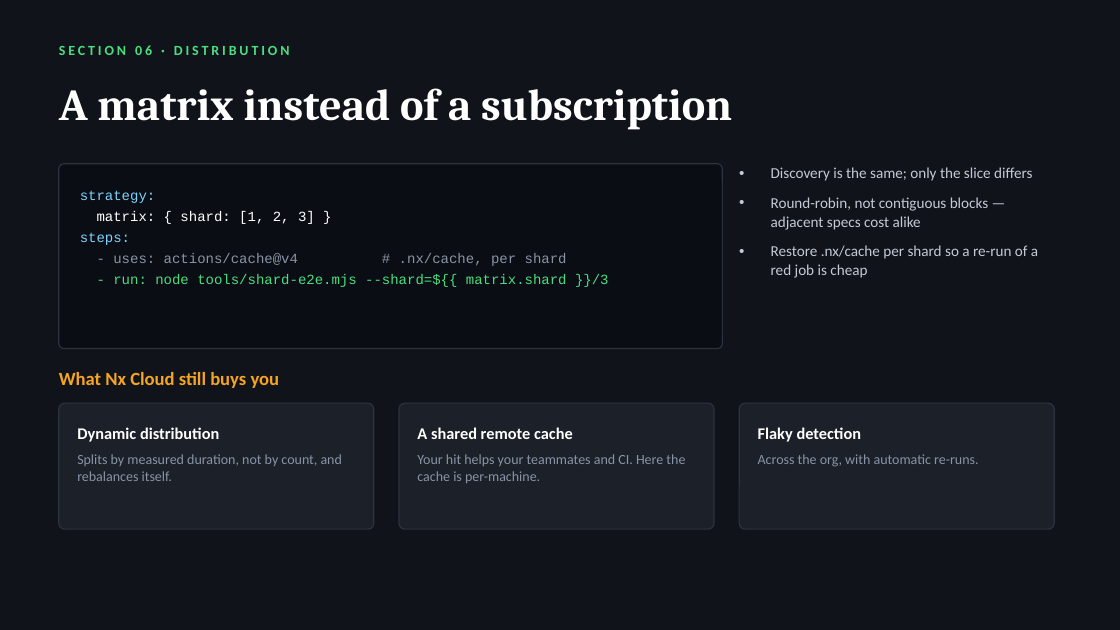
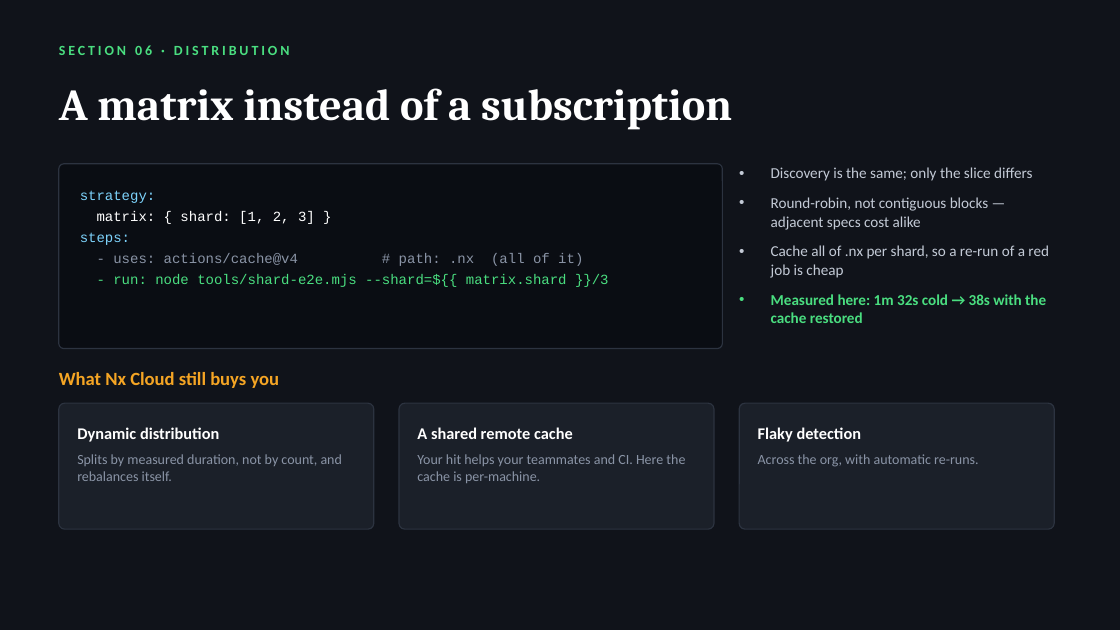
Before and after one commit to radzivil/nx-scaling-e2e-tests-with-atomizer, a slide deck: slide 13 of talk/Scaling-E2E-Tests-with-Nx.pptx. Drawn at 1120x630 pixels with LibreOffice and Linux fonts; fonts in the diff are those of the drawing. Boxes give left, top, right and bottom in pixels: in the first picture for what was removed or moved away, otherwise in the second. Text is boxed around its words. In the diff, an @@ line names an element or a change of style, - is before the commit and + after.

Commit message:
Record the measured CI cache numbers
Same commit run twice on Actions: jobs go 1m32s-2m7s cold to 37-47s with the
cache restored, and the e2e step itself to 31ms at 83% hits. Which means once
the tests are cached, CI time is setup time.

```diff
--- a/talk/Scaling-E2E-Tests-with-Nx.pptx
+++ b/talk/Scaling-E2E-Tests-with-Nx.pptx
@@ text at (113, 253, 583, 266): text changed @@
-- uses: actions/cache@v4 # .nx/cache, per shard
+- uses: actions/cache@v4 # path: .nx (all of it)
@@ text at (771, 245, 1049, 323): text changed @@
-• Restore .nx/cache per shard so a re-run of a red job is cheap
+• Cache all of .nx per shard, so a re-run of a red job is cheap
+• Measured here: 1m 32s cold → 38s with the cache restored
```
Also in this commit, not shown: 2 other files.
